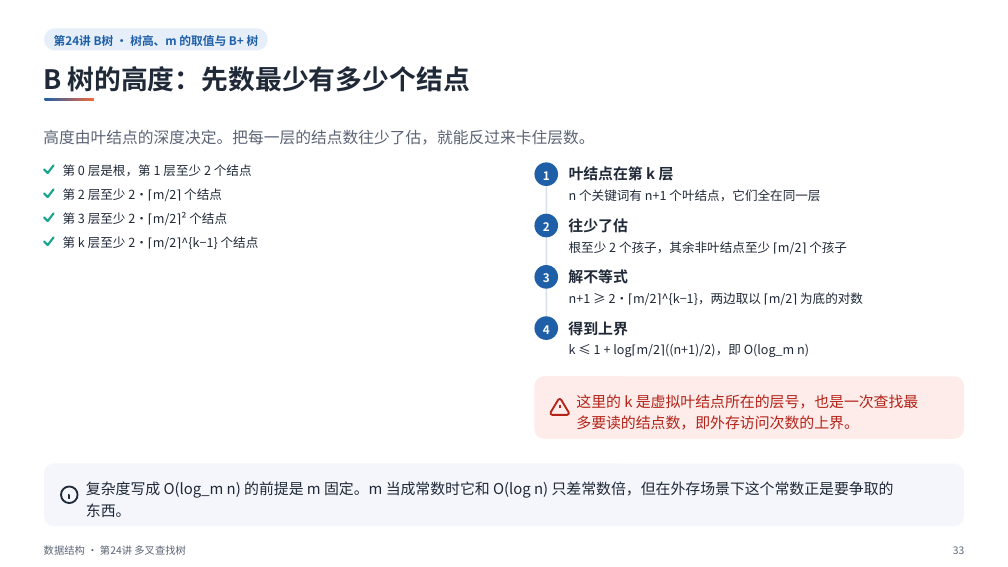
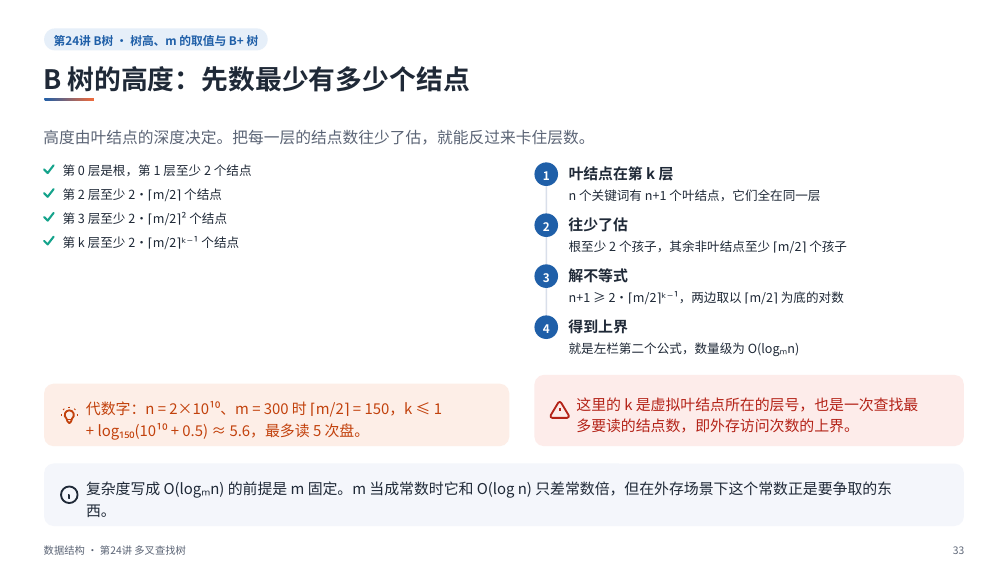
Before and after one commit to sweetcornna/JLU-remake, a slide deck: slide 33 of 大二上/数据结构/重制版PPT/第24讲 多叉查找树（重制版）.pptx. Drawn at 1008x567 pixels with LibreOffice and Linux fonts; fonts in the diff are those of the drawing. Boxes give left, top, right and bottom in pixels: in the first picture for what was removed or moved away, otherwise in the second. Text is boxed around its words. In the diff, an @@ line names an element or a change of style, - is before the commit and + after.

```diff
--- a/大二上/数据结构/重制版PPT/第24讲 多叉查找树（重制版）.pptx
+++ b/大二上/数据结构/重制版PPT/第24讲 多叉查找树（重制版）.pptx
@@ text at [63, 236, 239, 249]: text changed @@
-第 k 层至少 2·⌈m/2⌉^{k−1} 个结点
+第 k 层至少 2·⌈m/2⌉ᵏ⁻¹ 个结点
@@ text at [569, 291, 844, 305]: text changed @@
-n+1 ≥ 2·⌈m/2⌉^{k−1}，两边取以 ⌈m/2⌉ 为底的对数
+n+1 ≥ 2·⌈m/2⌉ᵏ⁻¹，两边取以 ⌈m/2⌉ 为底的对数
@@ text removed at [569, 344, 809, 357] @@
-k ≤ 1 + log⌈m/2⌉((n+1)/2)，即 O(log_m n)
@@ text added at [569, 342, 780, 356], 12 pt, text #1F2937 @@
+就是左栏第二个公式，数量级为 O(logₘn)
@@ rounded rectangle: place and size @@
-rounded rectangle at [535, 377, 964, 439]
+rounded rectangle at [535, 375, 964, 446]
@@ rounded rectangle at [535, 375, 964, 446]: proportions changed @@
@@ group added at [44, 384, 509, 447]: 3 freeform shapes, 1 rounded rectangle, 1 text @@
+代数字：n = 2×10¹⁰、m = 300 时 ⌈m/2⌉ = 150，k ≤ 1
++ log₁₅₀(10¹⁰ + 0.5) ≈ 5.6，最多读 5 次盘。
@@ outline redrawn in 3 elements at [560, 408, 560, 411], [560, 414, 560, 415], [551, 402, 569, 418] @@
@@ text at [86, 481, 892, 517]: text changed @@
-复杂度写成 O(log_m n) 的前提是 m 固定。m 当成常数时它和 O(log n) 只差常数倍，但在外存场景下这个常数正是要争取的
-东西。
+复杂度写成 O(logₘn) 的前提是 m 固定。m 当成常数时它和 O(log n) 只差常数倍，但在外存场景下这个常数正是要争取的东
+西。
```
Also in this commit, not shown: 12 other slides changed, 1 other file.
